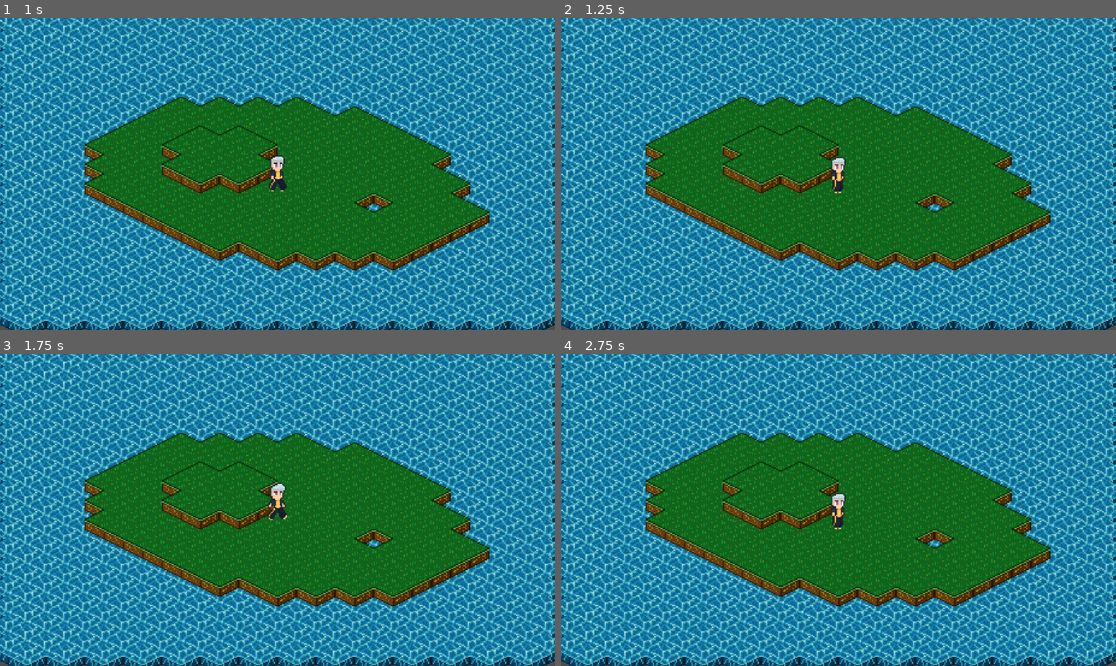
Above: before the commit, frames 1-4 (two rows, left to right).
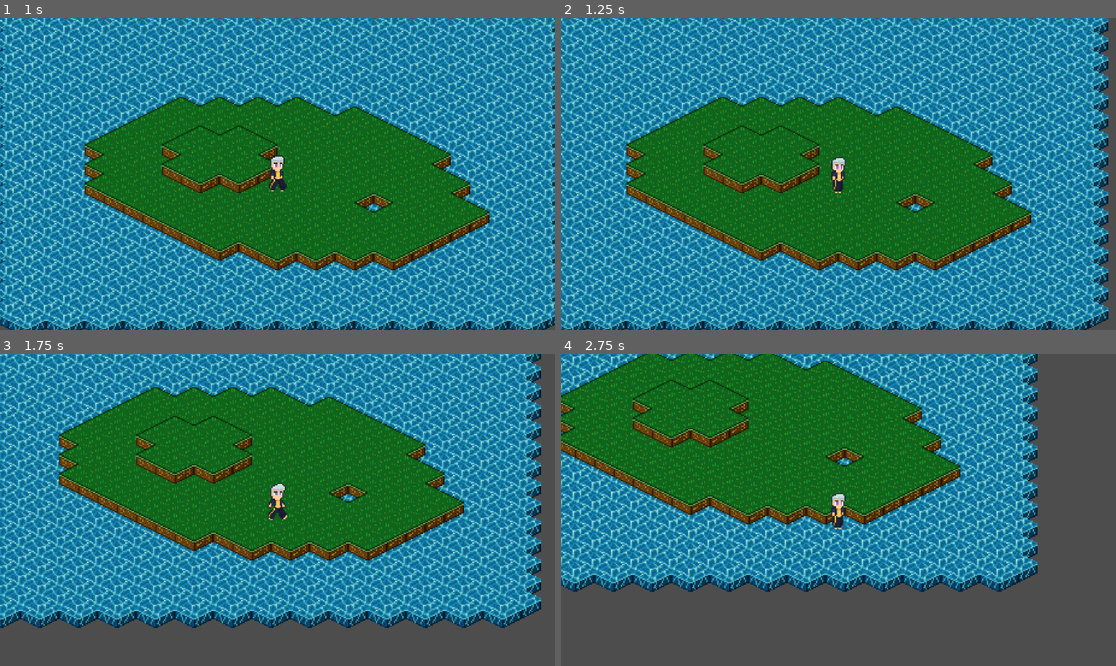
Above: after the commit, the same moments.

Repository: antth-Luca/godot-Celestia
Game: Godot game, scene res://components/levels/world.tscn
Two runs of this game, one before a commit and one after it. Both use one fixed random seed, a clock stepped at 60 frames per second and the inputs below.
Inputs:
- Up to frame 1 (1 s): tap Enter (ui_accept) at 0.5, 0.77 s; hold Right (ui_right) from 0.53 s (still down)
- Up to frame 2 (1.25 s): keep holding Right (ui_right)
- Up to frame 3 (1.75 s): release Right (ui_right) at 1.28 s; hold Down (ui_down) from 1.28 s (still down); tap Enter (ui_accept) at 1.52 s
- Up to frame 4 (2.75 s): release Down (ui_down) at 2.03 s; hold Right (ui_right) from 2.03 s (still down)

Frame 1 is identical in both runs. In frame 2, 64% of the frame differs, in the area x 0-100%, y 0-100%; in frame 3, 73%; in frame 4, 87%.

Commit message:
Player Stats: Ok!

Diff:
--- /dev/null
+++ b/game/Celestia/components/actors/PlayerStats.gd
@@ -0,0 +1,86 @@
+extends Node
+class_name PlayerStats
+
+signal leveled_up
+
+const EXP_REQUIRED_NEXT_LV: int = 100
+const MIN_LEVEL:int = 1
+var level: int = 1
+
+const MIN_XP:int = 0
+var xp: int = 0
+
+const MIN_HEALTH: int = 0
+var max_health: int = 100
+var health: int = 100
+
+const MIN_DAMAGE = 0
+var damage: int = 6
+
+const MIN_MOVE_SPEED: float = 80.0
+var move_speed: float = 80.0
+
+# Getters and Setters
+func get_level() -> int:
+	return level
+
+
+func set_level(newLevel:int) -> void:
+	if newLevel < MIN_LEVEL: return
+	level = newLevel
+
+
+func get_xp() -> int:
+	return xp
+
+
+func set_xp(newXp: int) -> void:
+	if newXp < MIN_XP: return
+	xp = newXp
+	_check_and_do_level_up()
+
+
+func get_max_health() -> int:
+	return max_health
+
+
+func set_max_health(newMax) -> void:
+	if newMax <= MIN_HEALTH: return
+	max_health = newMax
+
+
+func get_health() -> int:
+	return health
+
+
+func set_health(newHealth) -> void:
+	health = clamp(newHealth, MIN_HEALTH, max_health)
+
+
+func get_damage() -> int:
+	return damage
+
+
+func set_damage(newDamage:int) -> void:
+	if newDamage < MIN_DAMAGE: return
+	damage = newDamage
+
+
+func get_move_speed() -> float:
+	return move_speed
+
+
+func set_move_speed(newSpeed:float) -> void:
+	if move_speed < MIN_MOVE_SPEED: return
+	move_speed = newSpeed
+
+# Handlers
+func _check_and_do_level_up() -> void:
+	if xp < EXP_REQUIRED_NEXT_LV: return
+
+	level += 1
+	max_health += level
+	health += level
+	damage += level
+
+	leveled_up.emit()
--- a/game/Celestia/components/actors/player.gd
+++ b/game/Celestia/components/actors/player.gd
@@ -11,23 +11,17 @@
 @onready var WALL_COLLISIONS = $WallCollision as CollisionShape2D
 
 const AIR_FRICTION = 0.5
-
 var direction = Vector2.ZERO
 var target_cell = Vector2.ZERO
 var is_jumping = false
 var is_hurted = false
 
-# Stats
-var level: int
-var exp: int
-var health: int
-var max_health: int
-var damage: int
-var move_speed: float
+var stats: PlayerStats
 
 
 func _ready():
-	pass
+	if stats == null:
+		stats = PlayerStats.new()
 
 
 func _physics_process(_delta) -> void:
@@ -35,10 +29,10 @@
 	# Get the input direction and handle the movement/deceleration.
 	direction = Input.get_vector("ui_left", "ui_right", "ui_up", "ui_down").normalized()
 	if direction != Vector2.ZERO:
-		velocity = velocity.lerp(direction * move_speed, AIR_FRICTION)
+		velocity = velocity.lerp(direction * stats.get_move_speed(), AIR_FRICTION)
 		if direction.x != 0: TEXTURE.scale.x = sign(direction.x)
 	else:
-		velocity = velocity.move_toward(Vector2.ZERO, move_speed)
+		velocity = velocity.move_toward(Vector2.ZERO, stats.get_move_speed())
 	# Setando a posição do alvo do pulo e a posição do retângulo que prevê o pulo
 	set_target_cell()
 	# Handle jump.
--- a/game/Celestia/components/actors/player.tscn
+++ b/game/Celestia/components/actors/player.tscn
@@ -1,6 +1,6 @@
 [gd_scene load_steps=10 format=3 uid="uid://5u1bok7ay85u"]
 
-[ext_resource type="Script" uid="uid://c6ieybpej14dv" path="res://components/actors/player.gd" id="1_k0a6i"]
+[ext_resource type="Script" uid="uid://c6ieybpej14dv" path="res://components/actors/Player.gd" id="1_k0a6i"]
 [ext_resource type="Texture2D" uid="uid://bfcepksumhoew" path="res://assets/animations/player/all_player.png" id="6_h1r8s"]
 
 [sub_resource type="Animation" id="Animation_m8e5s"]
--- a/game/Celestia/utils/player_stats_util.gd
+++ /dev/null
@@ -1,36 +0,0 @@
-extends Node
-
-signal leveled_up
-
-const EXP_REQUIRED_NEXT_LV: int = 100
-var level: int = 1
-var exp: int = 0
-var health: int = 100
-var max_health: int = 100
-var damage: int = 6
-var move_speed: float = 80.0
-
-
-func get_player_stats():
-	return {
-		"health": health,
-		"max_health": max_health,
-		"damage": damage,
-		"move_speed": move_speed
-	}
-
-
-func set_exp(newExp: int):
-	exp = newExp
-	_check_and_do_level_up()
-
-
-func _check_and_do_level_up():
-	if exp < EXP_REQUIRED_NEXT_LV: return
-
-	level += 1
-	max_health += level
-	health += level
-	damage += level
-
-	leveled_up.emit()
Renamed: game/Celestia/utils/player_stats_util.gd.uid -> game/Celestia/components/actors/PlayerStats.gd.uid
